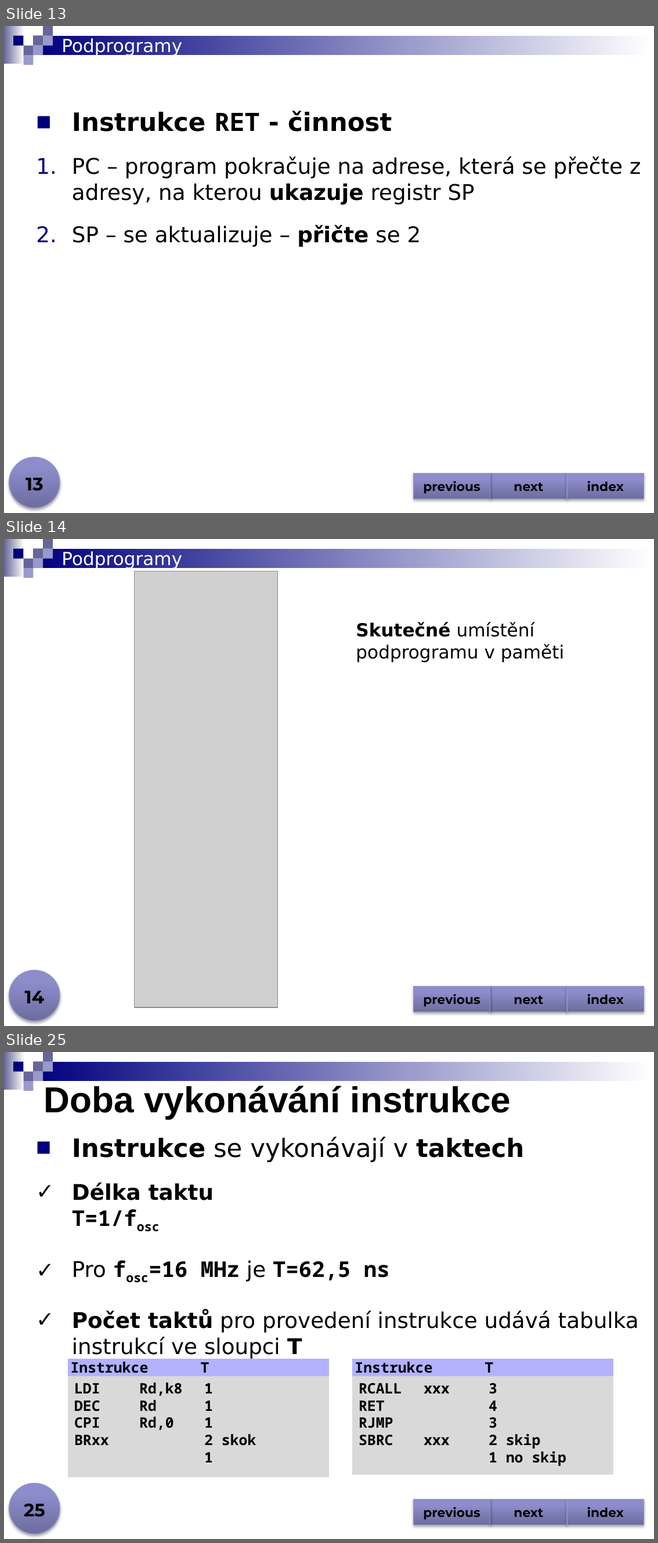
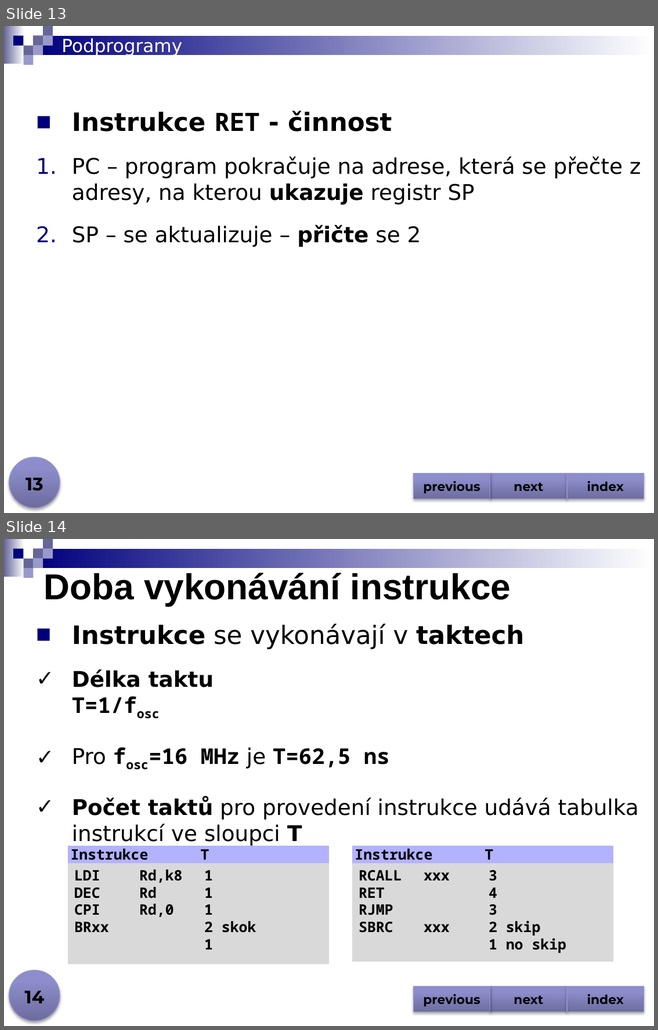
Before and after one commit to jjasik/spse, a slide deck: tridy/progres/files/2026-2027/mit/avr_instrukce.pptx. Shown one above the other, each under a label of ours: slides 13, 14 and 25 before the commit, slides 13 and 14 after it; the slides between them are not shown. The pictures are 658x1543 and 658x1030 pixels, drawn with LibreOffice and Linux fonts; fonts in the diff are those of the drawing; grey boxes stand for pictures. Boxes give left, top, right and bottom in pixels: in the first picture for what was removed or moved away, otherwise in the second. Text is boxed around its words. In the diff, an @@ line names an element or a change of style, - is before the commit and + after.

```diff
--- a/tridy/progres/files/2026-2027/mit/avr_instrukce.pptx
+++ b/tridy/progres/files/2026-2027/mit/avr_instrukce.pptx
@@ slide 14 removed at bbox=[4, 539, 654, 1026], background #FFFFFF; not listed: 9 template elements that a slide beside it also shows @@
@@ title removed at bbox=[61, 551, 182, 569] @@
-Podprogramy
@@ picture removed at bbox=[134, 571, 278, 1008] @@
@@ text removed at bbox=[355, 622, 564, 662] @@
-Skutečné umístění podprogramu v paměti
@@ ellipse removed at bbox=[9, 971, 60, 1021] @@
@@ page number removed at bbox=[25, 991, 45, 1004] @@
-14
@@ action button blank removed at bbox=[413, 987, 490, 1012] @@
-previous
@@ action button blank removed at bbox=[490, 987, 567, 1012] @@
-next
@@ action button blank removed at bbox=[567, 987, 643, 1012] @@
-index
@@ what was slide 25 is now slide 14 @@
@@ page number at bbox=[25, 991, 45, 1004]: text changed @@
-25
+14
```
Also in this commit, not shown: 1 slide changed, 17 other slides removed, 7 other files.
